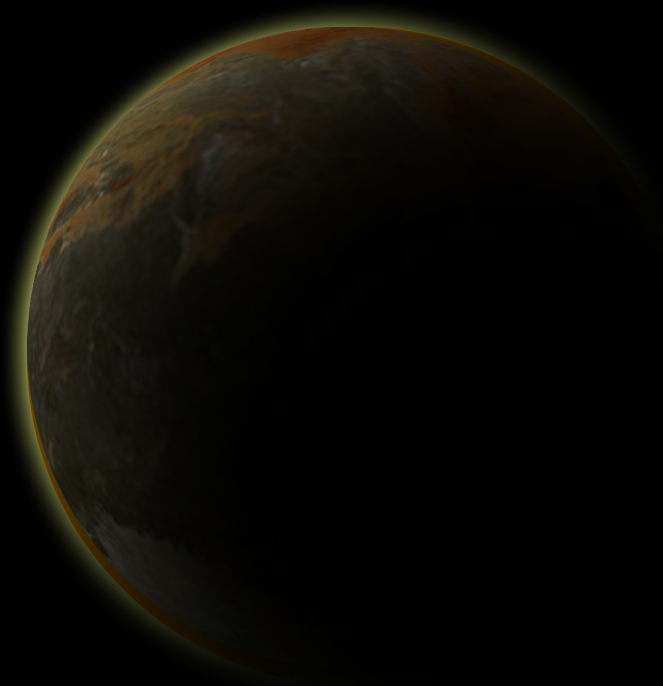
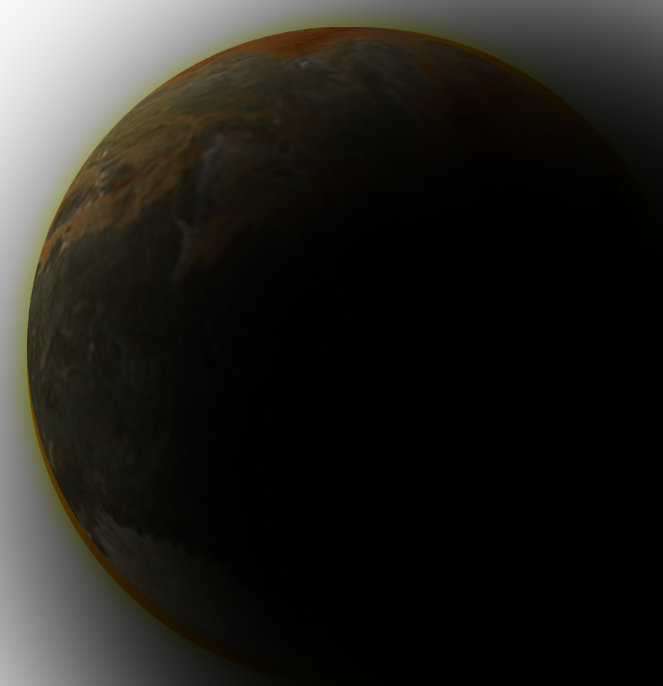
Two versions of the same layered image (663px x 686px). Layer-by-layer changes:
removed layer "Background" over left=0, top=0, right=663, bottom=686
